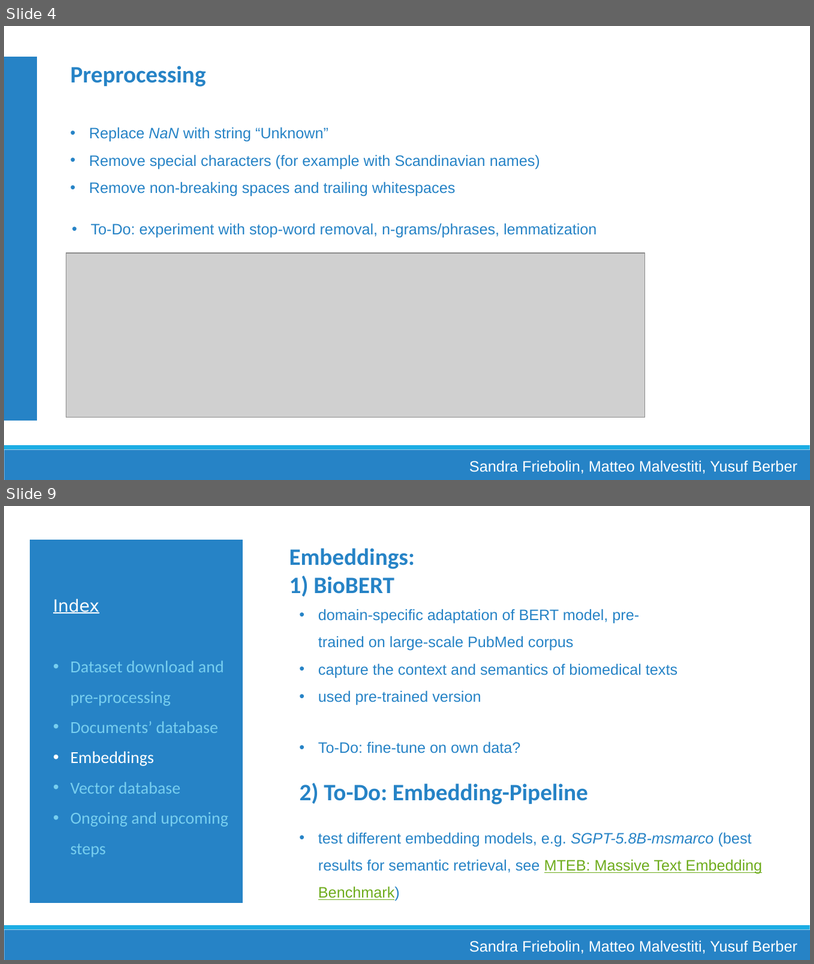
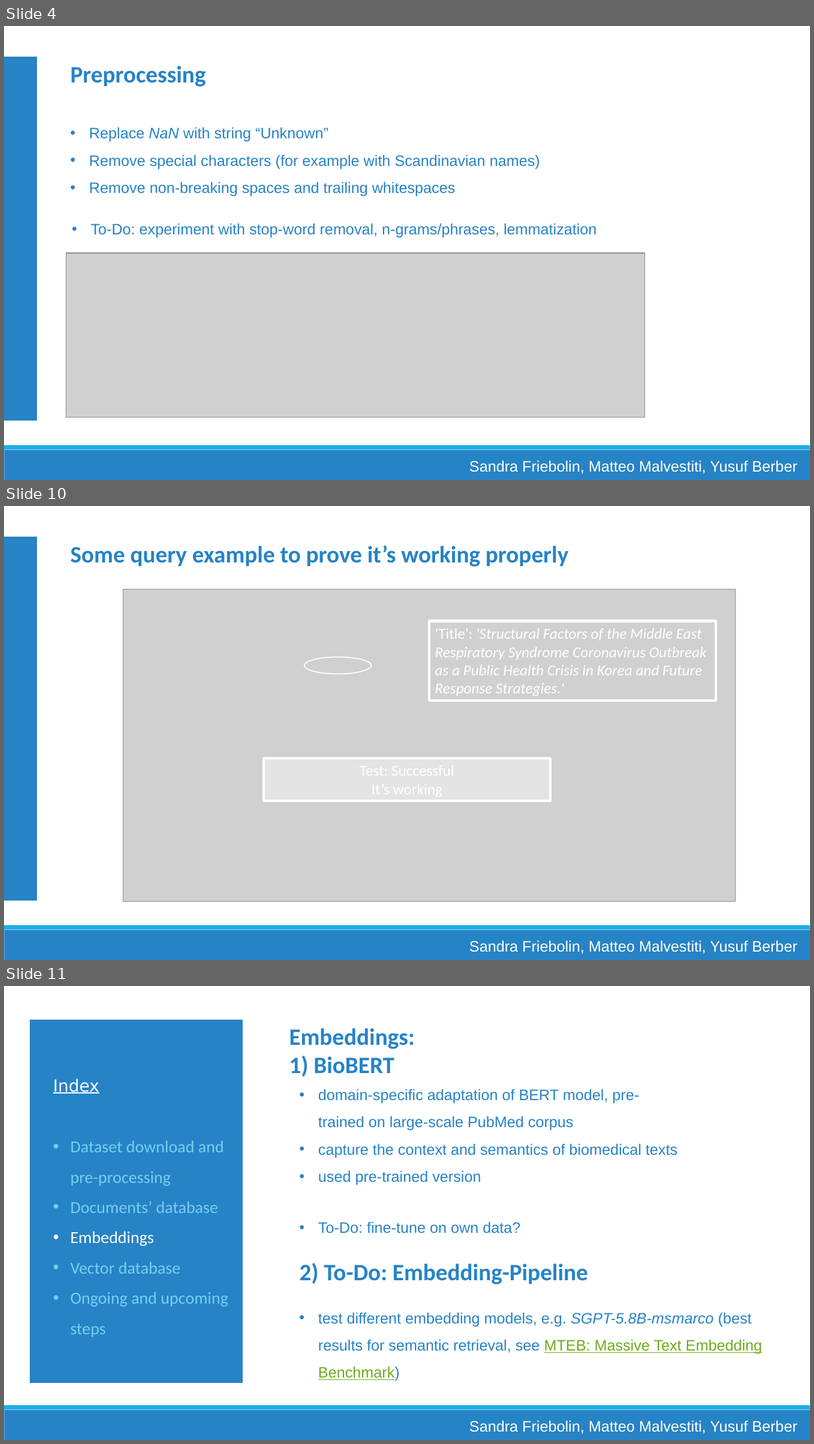
Before and after one commit to Matteo-Malve/RAGMedAssist-INLPT-WS2023, a slide deck: project/docs/Milestone-meeting_slides.pptx. Shown one above the other, each under a label of ours: slides 4 and 9 before the commit, slides 4, 10 and 11 after it; the slides between them are not shown. The pictures are 814x964 and 814x1444 pixels, drawn with LibreOffice and Linux fonts; fonts in the diff are those of the drawing; grey boxes stand for pictures. Boxes give left, top, right and bottom in pixels: in the first picture for what was removed or moved away, otherwise in the second. Text is boxed around its words. In the diff, an @@ line names an element or a change of style, - is before the commit and + after.

```diff
--- a/project/docs/Milestone-meeting_slides.pptx
+++ b/project/docs/Milestone-meeting_slides.pptx
@@ slide 10 added at (4, 506, 810, 960), background #FFFFFF; not listed: 2 template elements that a slide beside it also shows @@
@@ rectangle added at (4, 536, 37, 901), fill #2683C6, outline #FFFFFF 2 pt @@
@@ text added at (71, 545, 569, 567), 28 pt, text #2683C6, bold @@
+Some query example to prove it’s working properly
@@ picture added at (123, 589, 736, 900) @@
@@ rectangle added at (429, 621, 716, 700), outline #FFFFFF 3 pt, 18 pt, text #FFFFFF, italic @@
+'Title': 'Structural Factors of the Middle East Respiratory Syndrome Coronavirus Outbreak as a Public Health Crisis in Korea and Future Response Strategies.'
@@ ellipse added at (305, 657, 372, 673), outline #FFFFFF 1.25 pt @@
@@ rectangle added at (264, 757, 551, 801), fill #FFFFFF at 43% opacity, outline #FFFFFF 3 pt @@
@@ text added at (470, 940, 798, 954), 18 pt, text #FFFFFF @@
+Sandra Friebolin, Matteo Malvestiti, Yusuf Berber
@@ what was slide 9 is now slide 11 @@
```
Also in this commit, not shown: 3 slides changed, 2 other slides added, 1 slide removed.
